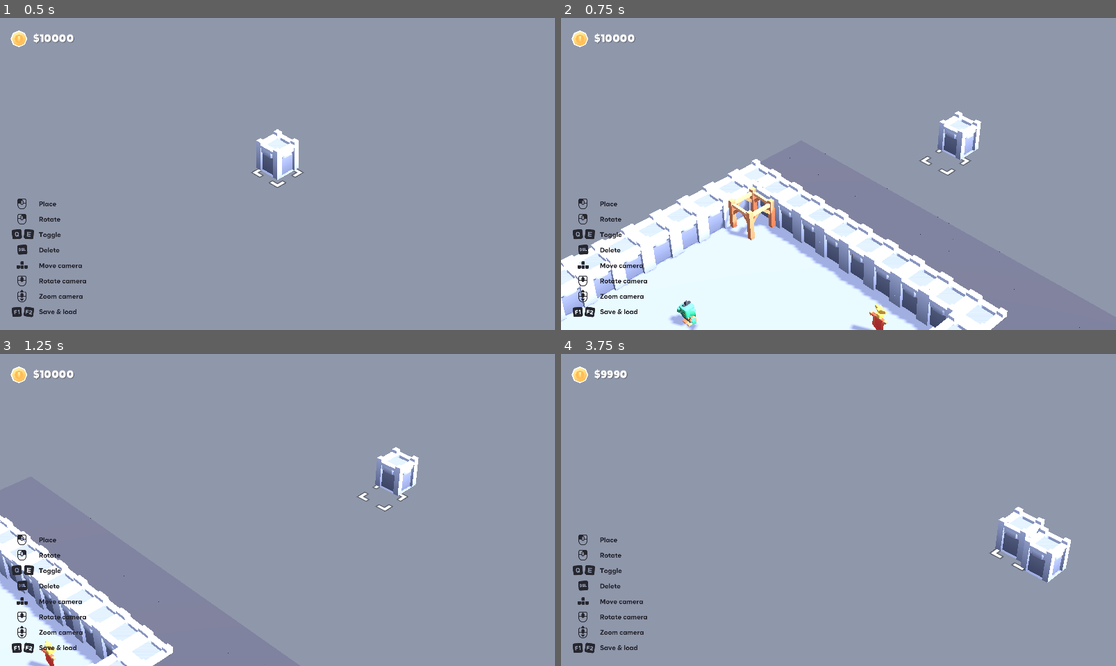
Above: before the commit, frames 1-4 (two rows, left to right).
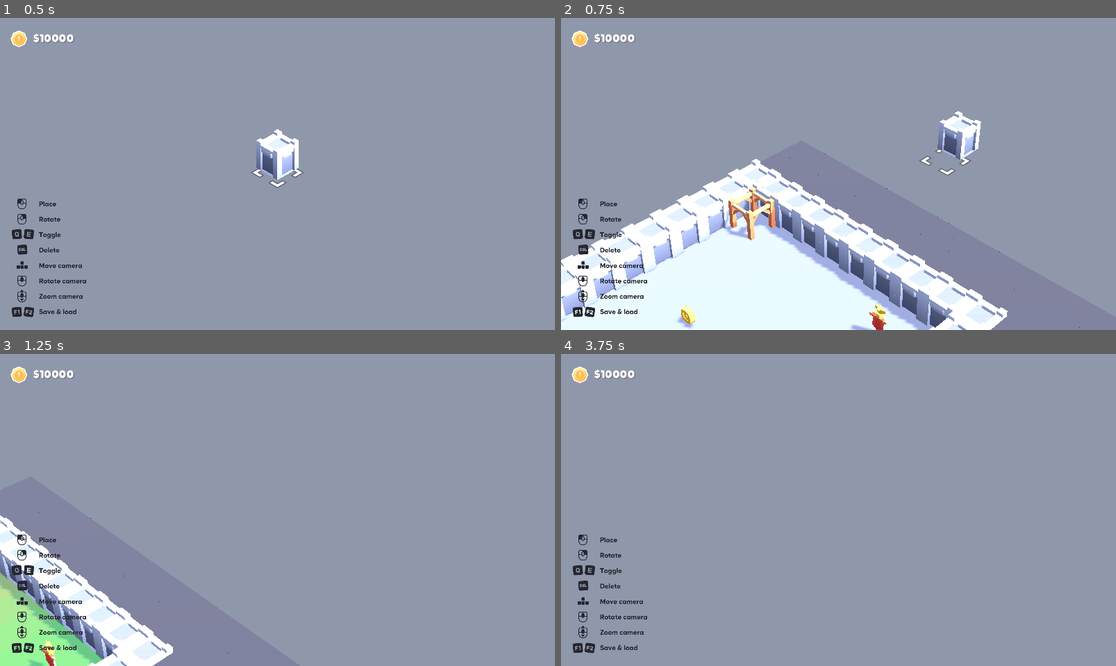
Above: after the commit, the same moments.

Repository: ufjf-gamelab/pcglab3d
Game: Godot game, scene res://scenes/main.tscn
Two runs of this game, one before a commit and one after it. Both use one fixed random seed, a clock stepped at 60 frames per second and the inputs below.
Inputs (mouse positions are in pixels of both pictures, inside the frame that each line leads up to):
- Up to frame 1 (0.5 s): no input
- Up to frame 2 (0.75 s): tap Enter at 0.5 s; move the mouse to (960, 158) at 0.52 s; hold D (move_right) from 0.53 s (still down); hold G (generate_dungeon) from 0.53 s (still down)
- Up to frame 3 (1.25 s): keep holding D (move_right); keep holding G (generate_dungeon); tap 3 (show_banners_heatmaps, bound only after the commit) at 0.8 s
- Up to frame 4 (3.75 s): move the mouse to (727, 525) at 1.27 s; release D (move_right) at 1.28 s; release G (generate_dungeon) at 1.28 s; hold S (move_back) 1.28-2.03 s; tap 3 (show_banners_heatmaps, bound only after the commit) at 1.35 s; tap 2 (show_coins_heatmaps, bound only after the commit) at 1.55 s; move the mouse to (894, 441) at 2.02 s; hold D (move_right) 2.03-2.78 s; hold 2 (show_coins_heatmaps, bound only after the commit) 2.03-2.78 s; tap 1 (show_enemies_heatmaps, bound only after the commit) at 2.3, 2.85 s; move the mouse to (810, 572) at 2.77 s; hold W (move_forward) 2.78-3.53 s; tap G (generate_dungeon) at 3.05 s; move the mouse to (1005, 556) at 3.52 s; hold A (move_left) from 3.53 s (still down); hold 3 (show_banners_heatmaps, bound only after the commit) from 3.53 s (still down); click (1005, 556) at 3.6 s

Frame 1 is identical in both runs. In frame 2, 0.3% of the frame differs, in the area x 19-25%, y 90-100%; in frame 3, 3.5%, in the area x 0-76%, y 29-100%; in frame 4, 1.7%.

Commit message:
feat: adiciona logica de mapa de calor e banner/safezone

Diff:
--- a/project.godot
+++ b/project.godot
@@ -124,6 +124,21 @@
 "events": [Object(InputEventMouseButton,"resource_local_to_scene":false,"resource_name":"","device":-1,"window_id":0,"a …(258 unchanged characters)…
 ]
 }
+show_enemies_heatmaps={
+"deadzone": 0.2,
+"events": [Object(InputEventKey,"resource_local_to_scene":false,"resource_name":"","device":-1,"window_id":0,"alt_pressed":false,"shift_pressed":false,"ctrl_pressed":false,"meta_pressed":false,"pressed":false,"keycode":0,"physical_keycode":49,"key_label":0,"unicode":49,"location":0,"echo":false,"script":null)
+]
+}
+show_coins_heatmaps={
+"deadzone": 0.2,
+"events": [Object(InputEventKey,"resource_local_to_scene":false,"resource_name":"","device":-1,"window_id":0,"alt_pressed":false,"shift_pressed":false,"ctrl_pressed":false,"meta_pressed":false,"pressed":false,"keycode":0,"physical_keycode":50,"key_label":0,"unicode":50,"location":0,"echo":false,"script":null)
+]
+}
+show_banners_heatmaps={
+"deadzone": 0.2,
+"events": [Object(InputEventKey,"resource_local_to_scene":false,"resource_name":"","device":-1,"window_id":0,"alt_pressed":false,"shift_pressed":false,"ctrl_pressed":false,"meta_pressed":false,"pressed":false,"keycode":0,"physical_keycode":51,"key_label":0,"unicode":51,"location":0,"echo":false,"script":null)
+]
+}
 
 [layer_names]
 
--- a/scenes/main.tscn
+++ b/scenes/main.tscn
@@ -131,3 +131,7 @@
 stream = ExtResource("24_y6deb")
 volume_db = -30.0
 autoplay = true
+
+[node name="HeatmapVisualizer" type="Node3D" parent="."]
+
+[node name="HeatmapMultiMesh" type="MultiMeshInstance3D" parent="HeatmapVisualizer"]
--- a/scenes/playable/banner.tscn
+++ b/scenes/playable/banner.tscn
@@ -26,3 +26,4 @@
 shape = SubResource("BoxShape3D_dnrjv")
 
 [connection signal="body_entered" from="ResetTimerArea" to="." method="_on_reset_timer_area_body_entered"]
+[connection signal="body_exited" from="ResetTimerArea" to="." method="_on_reset_timer_area_body_exited"]
--- a/scripts/dungeon_generator.gd
+++ b/scripts/dungeon_generator.gd
@@ -41,10 +41,63 @@
 var firstPortal: Vector3i
 var lastPortal: Vector3i
 
+var heatmaps = {
+	"enemies": [],
+	"coins": [],
+	"banners": []
+}
+
+const DIRECTIONS := [
+	Vector3i(1, 0, 0),
+	Vector3i(1, 0, -1),
+	Vector3i(1, 0, 1),
+	Vector3i(-1, 0, 0),
+	Vector3i(-1, 0, 1),
+	Vector3i(-1, 0, -1),
+	Vector3i(0, 0, 1),
+	Vector3i(0, 0, -1)
+]
+
+func create_heatmap_bfs(gridmap: GridMap, start_cell: Vector3i, positive_infuence: bool):
+	# Estruturas para o BFS
+	var queue: Array[Vector3i] = [start_cell]
+	#var visited = { start_cell: true }
+
+	# Define o mapa de influência com célula inicial
+	var heatmap = { start_cell: 0 }
+
+	# Loop da Busca em Largura
+	while queue.size() > 0:
+		# Remove o primeiro da fila
+		var current = queue.pop_front()
+
+		# Verificar vizinhos
+		for direction in DIRECTIONS:
+			var neighbor = current + direction
+
+			# Se já visitamos, pula
+			if heatmap.has(neighbor):
+				continue
+
+			# Captura ID do vizinho
+			var neighbor_id = gridmap.get_cell_item(neighbor)
+
+			# Verifica se o vizinho não é parede
+			if neighbor_id != WALL_ID and neighbor_id != SOLID_ID:
+				# Adiciona vizinho chão no mapa de calor
+				heatmap[neighbor] = heatmap[current] - 1 if positive_infuence else heatmap[current] + 1
+				#visited[neighbor] = true
+				queue.append(neighbor)
+
+	return heatmap
+
 # Gera N salas da dungeon
 func generate_dungeon(target_grid_map: GridMap, map_size: int = MAP_SIZE, room_count: int = ROOM_COUNT):
 	print("Gerando Dungeon...")
 	portal_links = {}
+	heatmaps["enemies"] = []
+	heatmaps["coins"] = []
+	heatmaps["banners"] = []
 
 	# Limpa todo o GridMap
 	target_grid_map.clear()
@@ -208,7 +261,7 @@
 	return false
 
 # Posiciona 'objetos' na sala
-func spawn_room_objects(grid: GridMap, shape: Array[Rect2i], spawn_player: bool = false):
+func spawn_room_objects(gridmap: GridMap, shape: Array[Rect2i], spawn_player: bool = false):
 	var available_spots: Array[Vector3i] = []
 
 	# Coleta todos os blocos de chão disponíveis na forma da sala
@@ -238,8 +291,8 @@
 					portal2_pos = p2
 
 		# Posiciona os portais
-		grid.set_cell_item(portal1_pos, PORTAL_ID)
-		grid.set_cell_item(portal2_pos, PORTAL_ID)
+		gridmap.set_cell_item(portal1_pos, PORTAL_ID)
+		gridmap.set_cell_item(portal2_pos, PORTAL_ID)
 
 		var curr_portal_keys = portal_links.keys()
 		if len(curr_portal_keys) == 0:
@@ -259,18 +312,33 @@
 	# Embaralha os locais disponíveis
 	available_spots.shuffle()
 
+	# Posiciona o NPC no próximo slot disponível
+	if available_spots.size() > 0:
+		var npc_pos = available_spots.pop_front()
+		gridmap.set_cell_item(npc_pos, NPC_ID)
+		# Cria heatmap do inimigo
+		var heat = create_heatmap_bfs(gridmap, npc_pos, false)
+		# Adiciona na lista de heatmaps de inimigos
+		heatmaps["enemies"].append(heat)
+
+	# Posiciona a moeda no primeiro slot disponível
+	if available_spots.size() > 0:
+		var coin_pos = available_spots.pop_front()
+		gridmap.set_cell_item(coin_pos, COIN_ID)
+		# Cria heatmap da moeda
+		var heat = create_heatmap_bfs(gridmap, coin_pos, true)
+		# Adiciona na lista de heatmaps de moedas
+		heatmaps["coins"].append(heat)
+
+	# Posiciona o estandarte no próximo slot disponível
+	if available_spots.size() > 0:
+		var banner_pos = available_spots.pop_front()
+		gridmap.set_cell_item(banner_pos, BANNER_ID)
+		# Cria heatmap do estandarte
+		var heat = create_heatmap_bfs(gridmap, banner_pos, true)
+		# Adiciona na lista de heatmaps de estandartes
+		heatmaps["banners"].append(heat)
+
 	# Posiciona o spawn do player se for nesta sala
 	if spawn_player and available_spots.size() > 0:
-		grid.set_cell_item(available_spots.pop_front(), PLAYER_SPAWN_ID)
-
-	# Posiciona a moeda no primeiro slot disponível
-	if available_spots.size() > 0:
-		grid.set_cell_item(available_spots.pop_front(), COIN_ID)
-
-	# Posiciona o NPC no próximo slot disponível
-	if available_spots.size() > 0:
-		grid.set_cell_item(available_spots.pop_front(), NPC_ID)
-
-	# Posiciona o estandarte no próximo slot disponível
-	if available_spots.size() > 0:
-		grid.set_cell_item(available_spots.pop_front(), BANNER_ID)
+		gridmap.set_cell_item(available_spots.pop_front(), PLAYER_SPAWN_ID)
--- a/scripts/main.gd
+++ b/scripts/main.gd
@@ -8,6 +8,7 @@
 @onready var creation_ui := $UI/CreationUI
 @onready var game_hud := $UI/GameHUD
 @onready var view := $View
+@onready var heatmap_multimesh := $HeatmapVisualizer/HeatmapMultiMesh
 
 @export var max_life_time := 10.0
 var life_time := max_life_time
@@ -17,6 +18,13 @@
 
 enum Mode { CREATION, PLAY }
 var mode = Mode.CREATION
+
+var enemy_heatmap_visible := false
+var coin_heatmap_visible := false
+var banner_heatmap_visible := false
+
+func _ready():
+	enter_creation_mode()
 
 func _process(delta):
 	if mode == Mode.PLAY:
@@ -33,7 +41,7 @@
 	life_time -= delta
 	life_time = max(life_time, 0.0)
 
-	# print("Life:", life_time)
+	print("Life:", life_time)
 
 	if life_time <= 0:
 
@@ -70,6 +78,10 @@
 func _on_banner_player_entered(banner_pos: Vector3i):
 	used_banners.append(banner_pos)
 	life_time = max_life_time
+	life_active = false # Congela timer
+
+func _on_banner_player_exit():
+	life_active = true # Descongela timer
 
 func spawn_play_objects_from_gridmap():
 	# Mapeamento dos IDs do GridMap para cenas reais
@@ -106,6 +118,7 @@
 				7:
 					obj.add_to_group("Banners")
 					obj.player_entered_banner_area.connect(_on_banner_player_entered.bind(cell))
+					obj.player_exit_banner_area.connect(_on_banner_player_exit.bind())
 					if cell in used_banners:
 						obj.active = false
 
@@ -114,9 +127,6 @@
 
 			# Coloca apenas chão naquele local do gridmap
 			gridmap.set_cell_item(cell, 2)
-
-func _ready():
-	enter_creation_mode()
 
 func toggle_mode() -> void:
 	if mode == Mode.CREATION:
@@ -211,6 +221,69 @@
 			life_time = max_life_time
 		life_active = true
 
+func show_heatmaps(heatmaps, positive_influence := false, cell_size := 1.0):
+	var total_instances := 0
+	var global_max := 0
+	for heatmap in heatmaps:
+		total_instances += heatmap.size()
+		for value in heatmap.values():
+			global_max = max(global_max, abs(value))
+
+	var mm := MultiMesh.new()
+	mm.transform_format = MultiMesh.TRANSFORM_3D
+	mm.use_custom_data = true
+	mm.instance_count = total_instances
+
+	var mesh := PlaneMesh.new()
+	mesh.size = Vector2(cell_size, cell_size)
+
+	mm.mesh = mesh
+	heatmap_multimesh.multimesh = mm
+
+	var mat := ShaderMaterial.new()
+	mat.shader = preload("res://shaders/heatmap.gdshader")
+	heatmap_multimesh.material_override = mat
+
+	var i := 0
+	for heatmap in heatmaps:
+		for cell: Vector3i in heatmap.keys():
+			var intensity := float(abs(heatmap[cell])) / float(global_max)
+
+			transform.origin = gridmap.map_to_local(cell) + Vector3(0, 0.05, 0)
+
+			mm.set_instance_transform(i, transform)
+			mm.set_instance_custom_data(i, Color(intensity, 1.0 if positive_influence else 0.0, 0.0, 0.0))
+			i += 1
+
+	heatmap_multimesh.visible = true
+
+func toggle_enemy_heatmaps():
+	if enemy_heatmap_visible:
+		heatmap_multimesh.visible = false
+		enemy_heatmap_visible = false
+	else:
+		var enemies_heatmaps = Gen.heatmaps["enemies"]
+		show_heatmaps(enemies_heatmaps)
+		enemy_heatmap_visible = true
+
+func toggle_coin_heatmaps():
+	if coin_heatmap_visible:
+		heatmap_multimesh.visible = false
+		coin_heatmap_visible = false
+	else:
+		var coins_heatmaps = Gen.heatmaps["coins"]
+		show_heatmaps(coins_heatmaps, true)
+		coin_heatmap_visible = true
+
+func toggle_banner_heatmaps():
+	if banner_heatmap_visible:
+		heatmap_multimesh.visible = false
+		banner_heatmap_visible = false
+	else:
+		var banners_heatmaps = Gen.heatmaps["banners"]
+		show_heatmaps(banners_heatmaps, true)
+		banner_heatmap_visible = true
+
 func _unhandled_input(event):
 	# Captura evento de geração da dungeon e chama Autoload Gen
 	if event.is_action_pressed("generate_dungeon"):
@@ -219,3 +292,15 @@
 	# Captura evento de mudança de modo e chama a toggle_mode()
 	if event.is_action_pressed("toggle_mode"):
 		toggle_mode()
+
+	# Captura evento de exibir heatmap de inimigos
+	if event.is_action_pressed("show_enemies_heatmaps"):
+		toggle_enemy_heatmaps()
+
+	# Captura evento de exibir heatmap de moedas
+	if event.is_action_pressed("show_coins_heatmaps"):
+		toggle_coin_heatmaps()
+
+	# Captura evento de exibir heatmap de estandartes
+	if event.is_action_pressed("show_banners_heatmaps"):
+		toggle_banner_heatmaps()
--- a/scripts/playable/banner.gd
+++ b/scripts/playable/banner.gd
@@ -2,8 +2,15 @@
 
 var active := true
 signal player_entered_banner_area()
+signal player_exit_banner_area()
 
 func _on_reset_timer_area_body_entered(body: Node3D) -> void:
 	if body.is_in_group("Players") and active:
+		#active = false
+		player_entered_banner_area.emit()
+
+
+func _on_reset_timer_area_body_exited(body: Node3D) -> void:
+	if body.is_in_group("Players") and active:
 		active = false
-		player_entered_banner_area.emit()
+		player_exit_banner_area.emit()
--- /dev/null
+++ b/shaders/heatmap.gdshader
@@ -0,0 +1,28 @@
+shader_type spatial;
+render_mode unshaded, depth_draw_always;
+
+uniform float alpha : hint_range(0.0, 1.0) = 0.4;
+
+varying float heat_value;
+varying float positive_influence;
+
+void vertex() {
+	heat_value = INSTANCE_CUSTOM.x;
+	positive_influence = INSTANCE_CUSTOM.y;
+}
+
+void fragment() {
+	vec3 bad  = vec3(1.0, 0.0, 0.0);
+	vec3 good = vec3(0.0, 1.0, 0.0);
+
+	vec3 color;
+
+	if (positive_influence > 0.5) {
+		color = mix(good, bad, heat_value);
+	} else {
+		color = mix(bad, good, heat_value);
+	}
+
+	ALBEDO = color;
+	ALPHA = alpha;
+}
Not shown, added: shaders/heatmap.gdshader.uid
